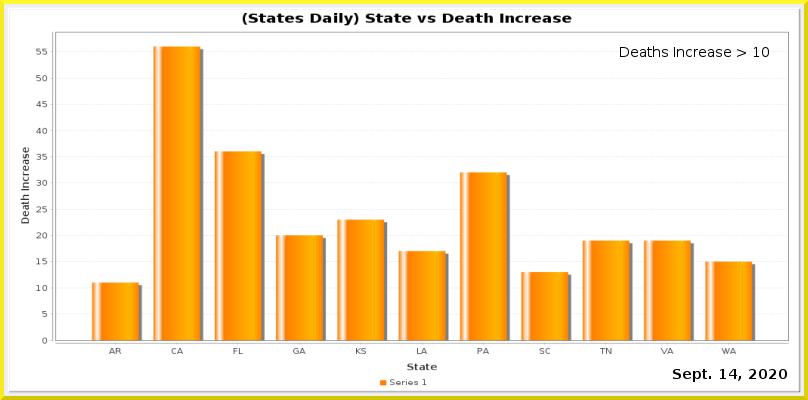
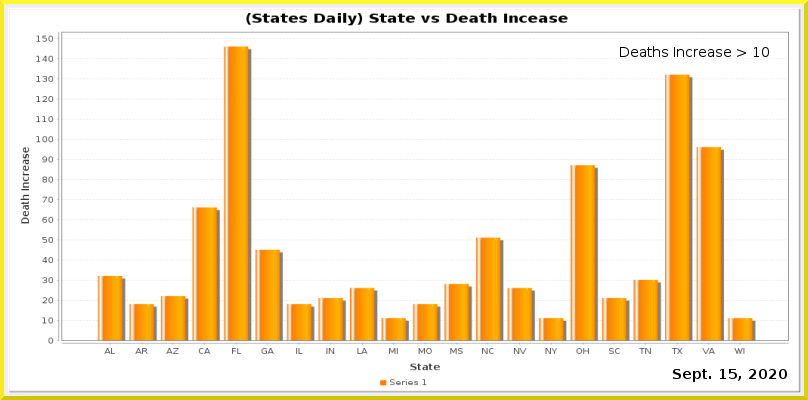
Comparing the layer stacks of the two 808 x 400 images. Changes:
painted on "Current Date" over [729, 369, 737, 379]
painted on "Date_vs_TestIncrease.png" over [36, 12, 789, 371]
